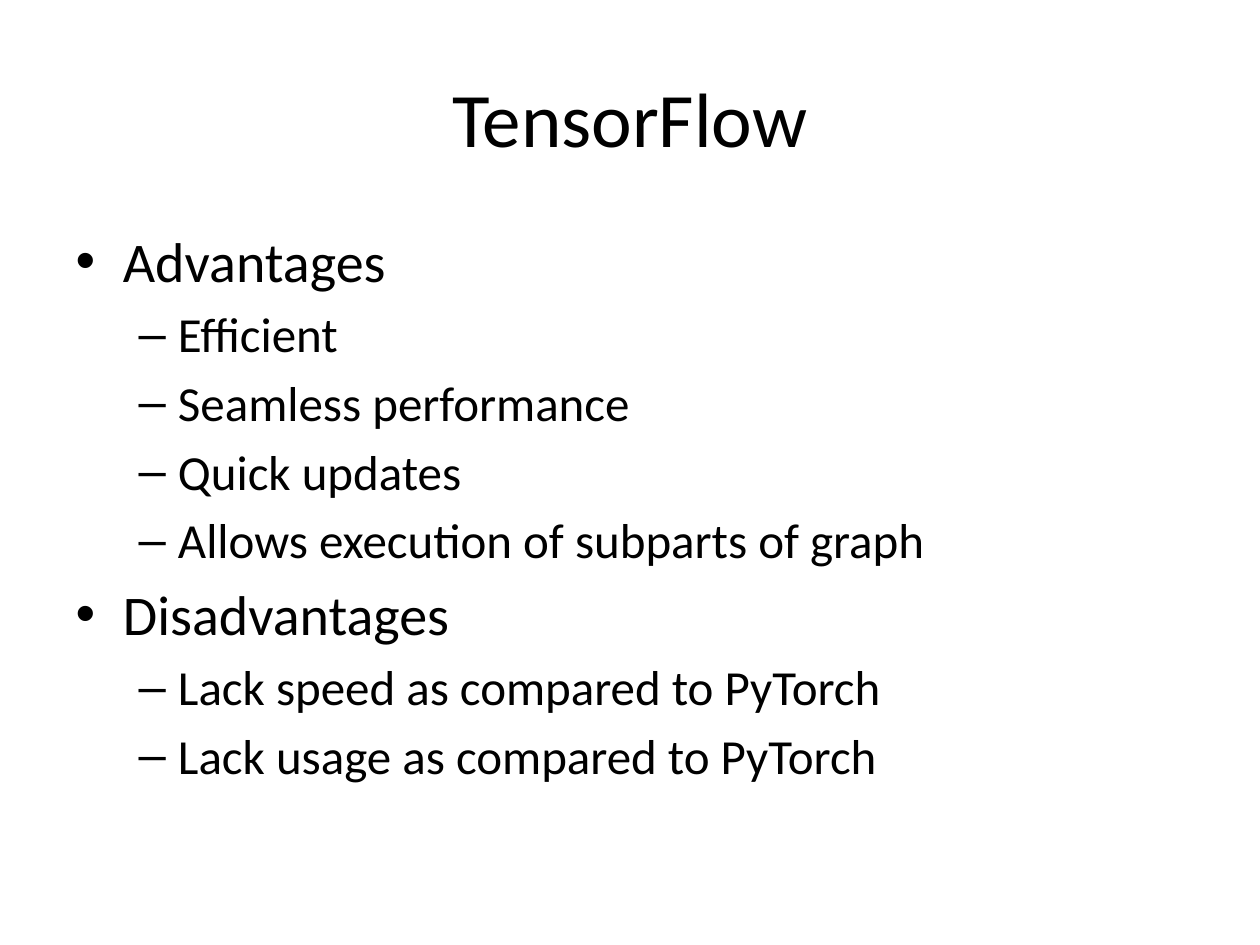
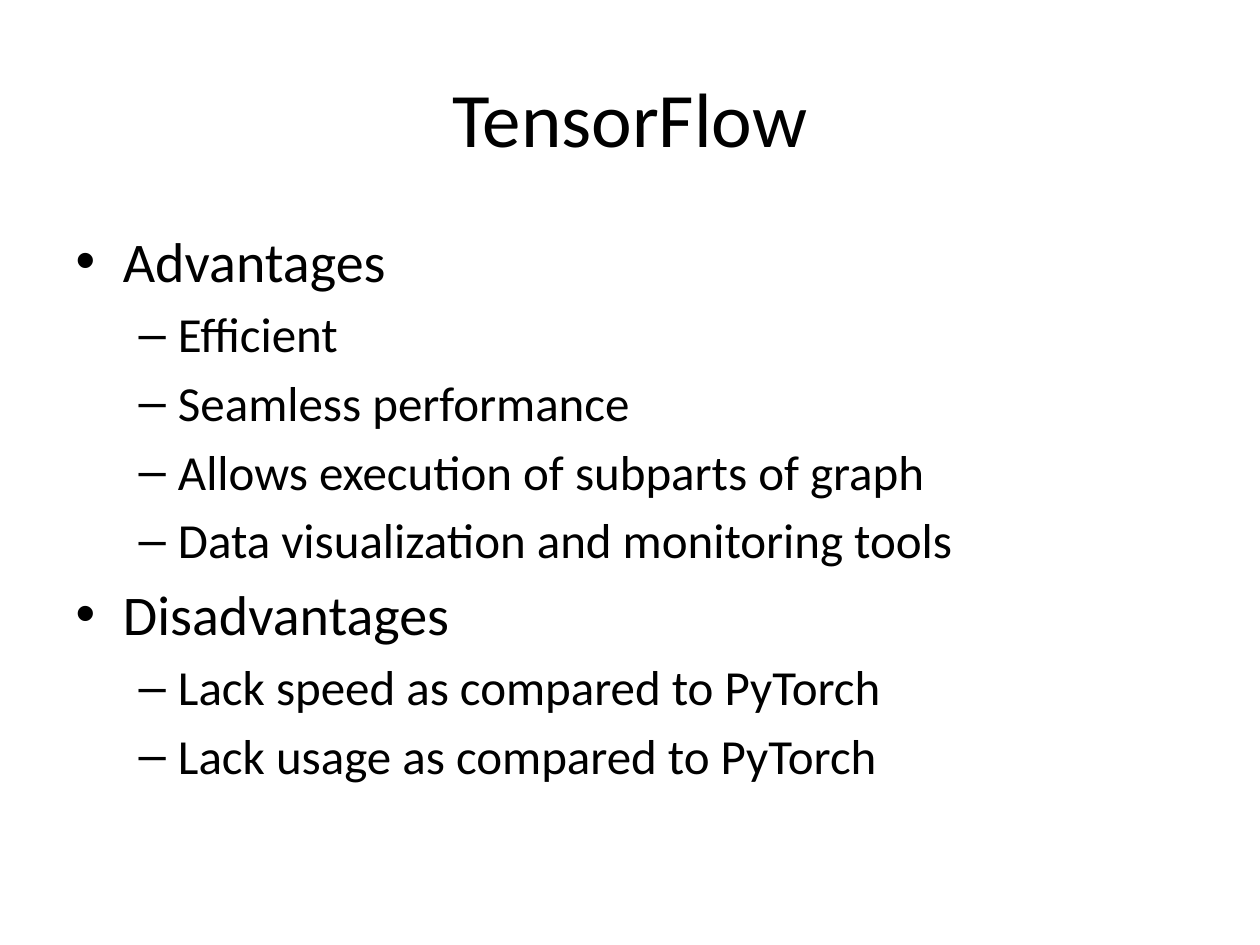
Before and after one commit to look4pritam/ArtificialIntelligence, a slide deck: slide 4 of Introduction/MachineLearningFrameworks.pptx. Drawn at 1260x945 pixels with LibreOffice and Linux fonts; fonts in the diff are those of the drawing. Boxes give left, top, right and bottom in pixels: in the first picture for what was removed or moved away, otherwise in the second. Text is boxed around its words. In the diff, an @@ line names an element or a change of style, - is before the commit and + after.

```diff
--- a/Introduction/MachineLearningFrameworks.pptx
+++ b/Introduction/MachineLearningFrameworks.pptx
@@ text at (178,456,461,498): paragraph removed @@
-  – Quick updates
@@ text at (178,524,952,567): paragraph added @@
+  – Data visualization and monitoring tools
```
Also in this commit, not shown: 2 slides added, 1 slide removed.
